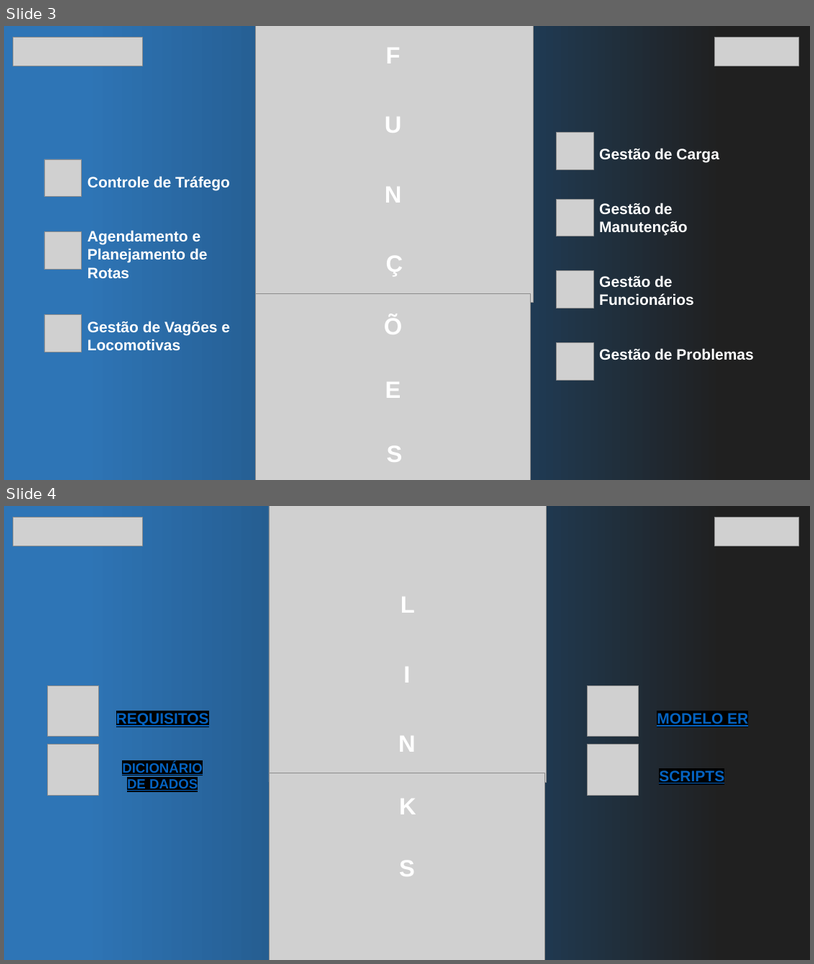
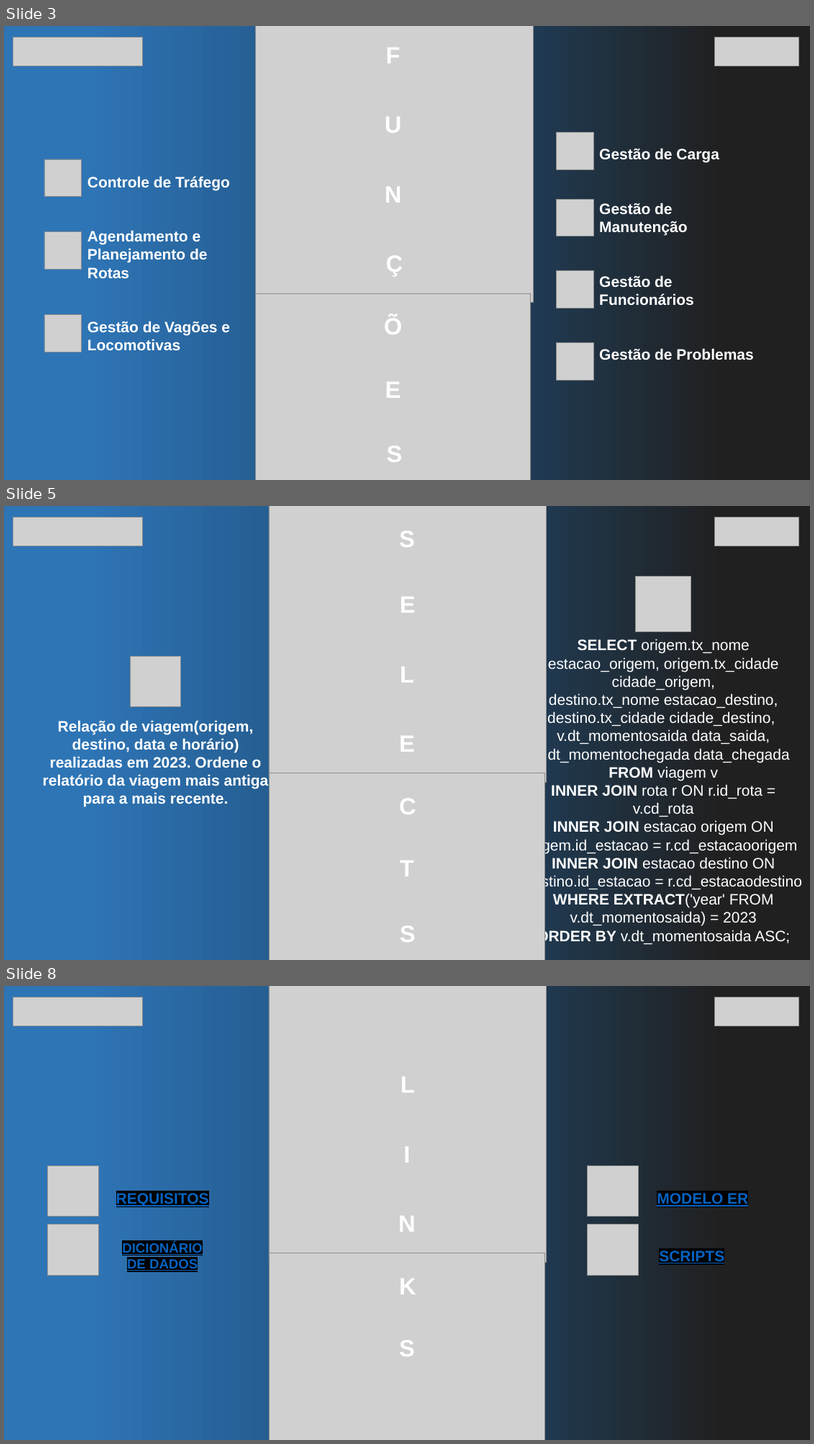
Before and after one commit to joaopaludo/RailWise, a slide deck: docs/Apresentação.pptx. Shown one above the other, each under a label of ours: slides 3 and 4 before the commit, slides 3, 5 and 8 after it; the slides between them are not shown. The pictures are 814x964 and 814x1444 pixels, drawn with LibreOffice and Linux fonts; fonts in the diff are those of the drawing; grey boxes stand for pictures. Boxes give left, top, right and bottom in pixels: in the first picture for what was removed or moved away, otherwise in the second. Text is boxed around its words. In the diff, an @@ line names an element or a change of style, - is before the commit and + after.

Commit message:
Adicionado Selects na Apresentação.pptx

```diff
--- a/docs/Apresentação.pptx
+++ b/docs/Apresentação.pptx
@@ slide 5 added at box(4, 506, 810, 960), background #FFFFFF @@
@@ rectangle added at box(4, 506, 810, 960), fill gradient #2E75B6 to #1F4E79 to #202020 @@
@@ picture added at box(13, 518, 142, 546) @@
@@ picture added at box(269, 506, 547, 782) @@
@@ picture added at box(715, 518, 799, 546) @@
@@ text added at box(399, 531, 415, 547), 28 pt, text #FFFFFF, bold @@
+S
@@ picture added at box(636, 576, 692, 632) @@
@@ text added at box(400, 597, 416, 613), 28 pt, text #FFFFFF, bold @@
+E
@@ picture added at box(131, 656, 180, 706) @@
@@ text added at box(525, 638, 802, 944), 18 pt, text #FFFFFF @@
+SELECT origem.tx_nome estacao_origem, origem.tx_cidade cidade_origem,
+destino.tx_nome estacao_destino, destino.tx_cidade cidade_destino,
+v.dt_momentosaida data_saida, v.dt_momentochegada data_chegada
+FROM viagem v
+INNER JOIN rota r ON r.id_rota = v.cd_rota
+INNER JOIN estacao origem ON origem.id_estacao = r.cd_estacaoorigem
+INNER JOIN estacao destino ON destino.id_estacao = r.cd_estacaodestino
+WHERE EXTRACT('year' FROM v.dt_momentosaida) = 2023
+ORDER BY v.dt_momentosaida ASC;
@@ text added at box(400, 667, 414, 682), 28 pt, text #FFFFFF, bold @@
+L
@@ text added at box(43, 720, 269, 807), 18 pt, text #FFFFFF, bold @@
+Relação de viagem(origem, destino, data e horário) realizadas em 2023. Ordene o relatório da viagem mais antiga para a mais recente.
@@ text added at box(399, 736, 415, 752), 28 pt, text #FFFFFF, bold @@
+E
@@ picture added at box(270, 773, 545, 960) @@
@@ text added at box(399, 798, 417, 814), 28 pt, text #FFFFFF, bold @@
+C
@@ text added at box(400, 860, 414, 876), 28 pt, text #FFFFFF, bold @@
+T
@@ text added at box(400, 926, 416, 942), 28 pt, text #FFFFFF, bold @@
+S
@@ what was slide 4 is now slide 8 @@
```
Also in this commit, not shown: 3 other slides added.
